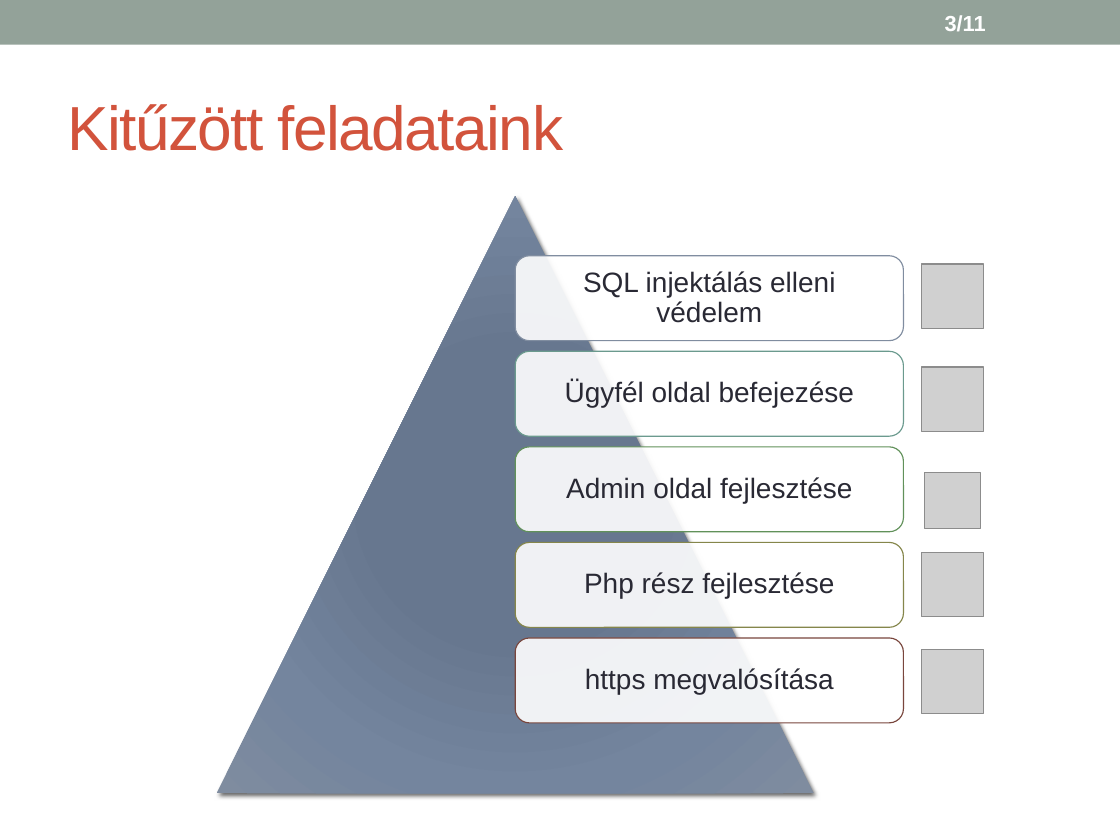
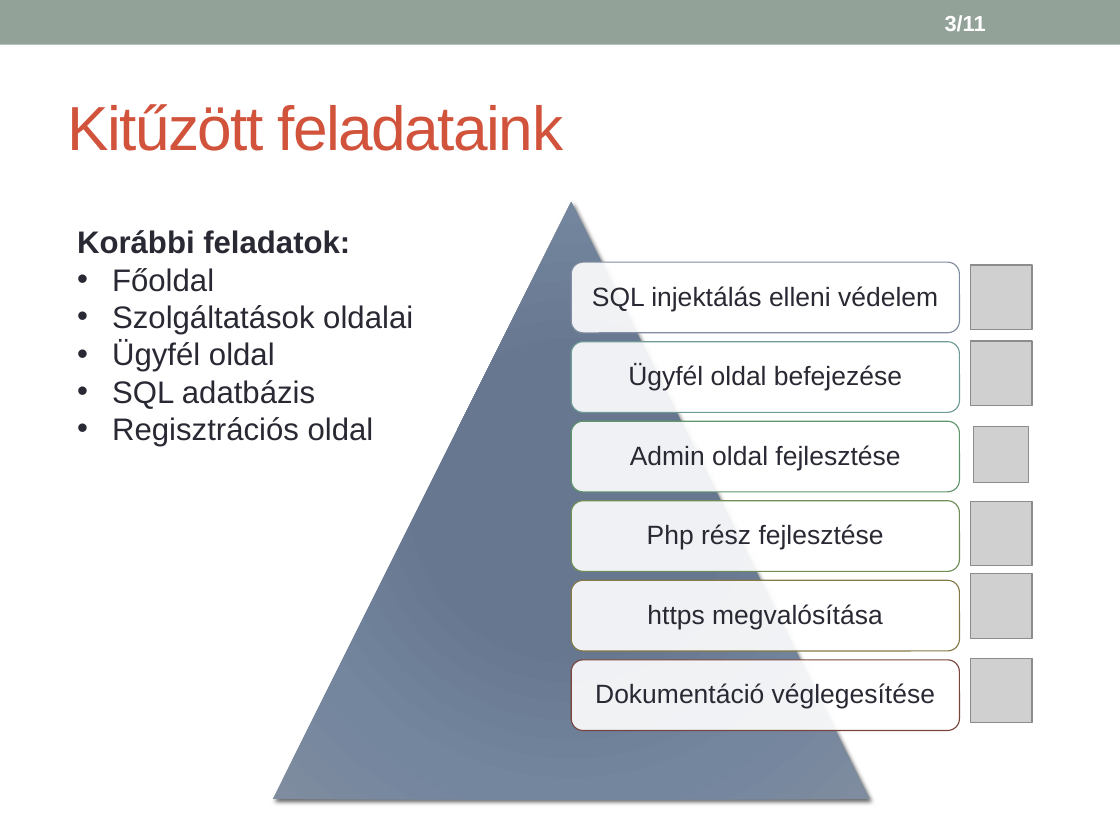
Before and after one commit to HegyiBazsi/Project-LAB-or-DIE, a slide deck: slide 3 of 2_bemutato.pptx. Drawn at 1120x840 pixels with LibreOffice and Linux fonts; fonts in the diff are those of the drawing; grey boxes stand for pictures. Boxes give left, top, right and bottom in pixels: in the first picture for what was removed or moved away, otherwise in the second. Text is boxed around its words. In the diff, an @@ line names an element or a change of style, - is before the commit and + after.

```diff
--- a/2_bemutato.pptx
+++ b/2_bemutato.pptx
@@ triangle: place and size @@
-triangle at [216, 196, 813, 793]
+triangle at [272, 202, 869, 799]
@@ text added at [77, 230, 413, 446], 20 pt, text #292934 @@
+Korábbi feladatok:
+• Főoldal
+• Szolgáltatások oldalai
+• Ügyfél oldal
+• SQL adatbázis
+• Regisztrációs oldal
@@ rounded rectangle: place and size @@
-rounded rectangle at [515, 255, 904, 340]
+rounded rectangle at [571, 262, 960, 333]
@@ text "SQL injektálás elleni védelem": place and size @@
-text "SQL injektálás elleni védelem" at [583, 271, 835, 323]
+text "SQL injektálás elleni védelem" at [592, 286, 938, 311]
@@ picture: place and size @@
-picture at [922, 264, 983, 329]
+picture at [970, 265, 1032, 330]
@@ rounded rectangle: place and size @@
-rounded rectangle at [515, 352, 904, 437]
+rounded rectangle at [571, 342, 960, 412]
@@ rounded rectangle at [571, 342, 960, 412]: outline #6B9A8E 0.75 pt to #6F9B97 0.75 pt @@
@@ text "Ügyfél oldal befejezése": place and size @@
-text "Ügyfél oldal befejezése" at [565, 381, 854, 408]
+text "Ügyfél oldal befejezése" at [628, 365, 902, 391]
@@ picture: place and size @@
-picture at [922, 367, 983, 432]
+picture at [970, 342, 1032, 407]
@@ rounded rectangle: place and size @@
-rounded rectangle at [515, 447, 904, 532]
+rounded rectangle at [571, 421, 960, 492]
@@ rounded rectangle at [571, 421, 960, 492]: outline #61915A 0.75 pt to #60966C 0.75 pt @@
@@ text "Admin oldal fejlesztése": place and size @@
-text "Admin oldal fejlesztése" at [566, 477, 852, 503]
+text "Admin oldal fejlesztése" at [630, 445, 900, 470]
@@ picture: place and size @@
-picture at [925, 473, 981, 529]
+picture at [973, 427, 1029, 483]
@@ rounded rectangle added at [571, 501, 960, 571], fill #FFFFFF at 90% opacity, outline #6F8D54 0.75 pt @@
@@ text "Php rész fejlesztése": place and size @@
-text "Php rész fejlesztése" at [584, 572, 834, 599]
+text "Php rész fejlesztése" at [647, 524, 884, 550]
@@ picture: place and size @@
-picture at [922, 552, 983, 617]
+picture at [970, 501, 1032, 566]
@@ rounded rectangle: place and size @@
-rounded rectangle at [515, 542, 904, 627]
+rounded rectangle at [571, 580, 960, 651]
@@ rounded rectangle at [571, 580, 960, 651]: outline #85864B 0.75 pt to #837A48 0.75 pt @@
@@ size 18 to 17 pt in 5 elements at [592, 286, 938, 311], [628, 365, 902, 391], [630, 445, 900, 470], [647, 524, 884, 550], [647, 604, 883, 629] @@
@@ text "https megvalósítása": place and size @@
-text "https megvalósítása" at [585, 668, 833, 694]
+text "https megvalósítása" at [647, 604, 883, 629]
@@ picture: place and size @@
-picture at [922, 650, 983, 715]
+picture at [970, 573, 1032, 638]
@@ picture added at [970, 659, 1032, 724] @@
@@ rounded rectangle: place and size @@
-rounded rectangle at [515, 638, 904, 724]
+rounded rectangle at [571, 660, 960, 730]
@@ text added at [595, 683, 935, 709], 17 pt, text #292934 @@
+Dokumentáció véglegesítése
```
Also in this commit, not shown: 3 other slides changed, 1 slide added, 1 slide removed.
